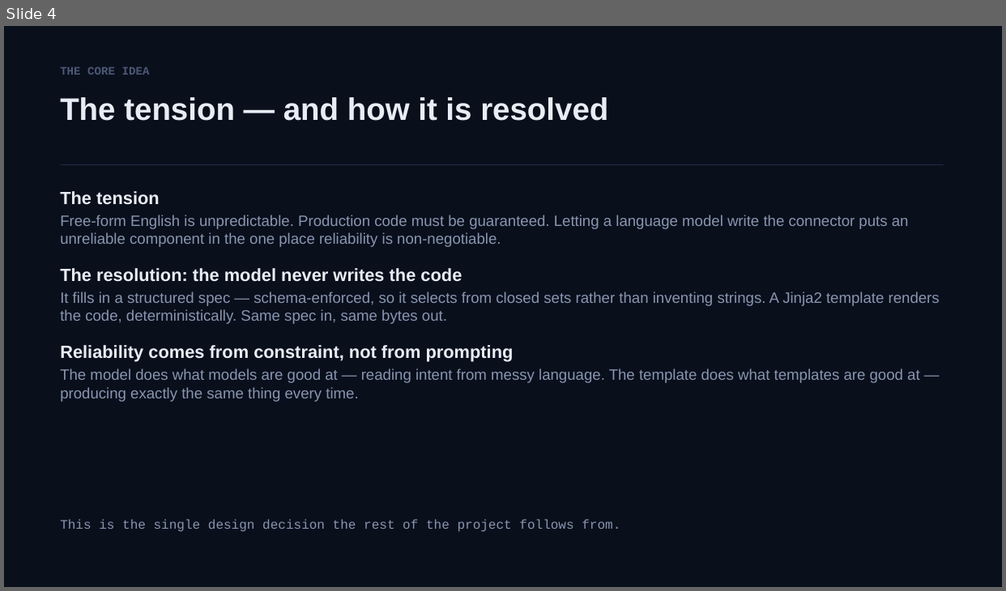
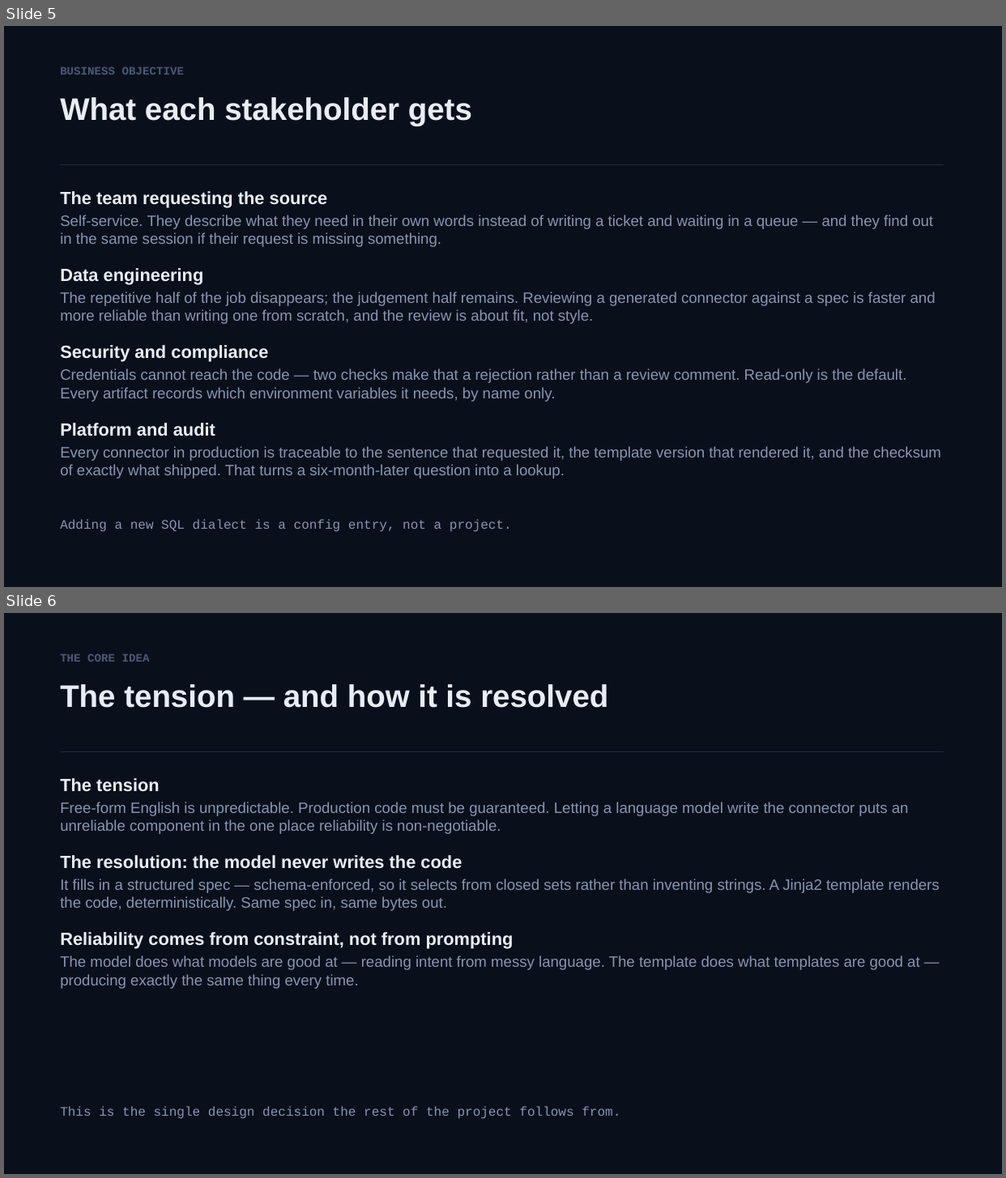
Before and after one commit to SKRejaulKarim04/data-source-onboarding-agent, a slide deck: docs/Data-Source-Onboarding-Agent.pptx. Shown one above the other, each under a label of ours: slide 4 before the commit, slides 5 and 6 after it. The pictures are 1006x591 and 1006x1178 pixels, drawn with LibreOffice and Linux fonts; fonts in the diff are those of the drawing. Boxes give left, top, right and bottom in pixels: in the first picture for what was removed or moved away, otherwise in the second. Text is boxed around its words. In the diff, an @@ line names an element or a change of style, - is before the commit and + after.

```diff
--- a/docs/Data-Source-Onboarding-Agent.pptx
+++ b/docs/Data-Source-Onboarding-Agent.pptx
@@ slide 5 added at (4, 26, 1002, 587), background #FFFFFF @@
@@ rectangle added at (4, 26, 1002, 587), fill #0A0F1C @@
@@ text added at (60, 67, 184, 75), 11 pt, text #4B5975, bold @@
+BUSINESS OBJECTIVE
@@ text added at (60, 97, 472, 126), 30 pt, text #E8EDF5, bold @@
+What each stakeholder gets
@@ rectangle added at (60, 165, 944, 165), fill #1F2A40 @@
@@ text added at (60, 191, 941, 479), 14.5 pt, text #8896B0 @@
+The team requesting the source
+Self-service. They describe what they need in their own words instead of writing a ticket and waiting in a queue — and they find out in the same session if their request is missing something.
+Data engineering
+The repetitive half of the job disappears; the judgement half remains. Reviewing a generated connector against a spec is faster and more reliable than writing one from scratch, and the review is about fit, not style.
+Security and compliance
+Credentials cannot reach the code — two checks make that a rejection rather than a review comment. Read-only is the default. Every artifact records which environment variables it needs, by name only.
+Platform and audit
+Every connector in production is traceable to the sentence that requested it, the template version that rendered it, and the checksum of exactly what shipped. That turns a six-month-later question into a lookup.
@@ text added at (60, 519, 512, 532), 12.5 pt, text #8896B0 @@
+Adding a new SQL dialect is a config entry, not a project.
@@ what was slide 4 is now slide 6 @@
```
Also in this commit, not shown: 2 other slides added, 1 slide removed, 1 other file.
